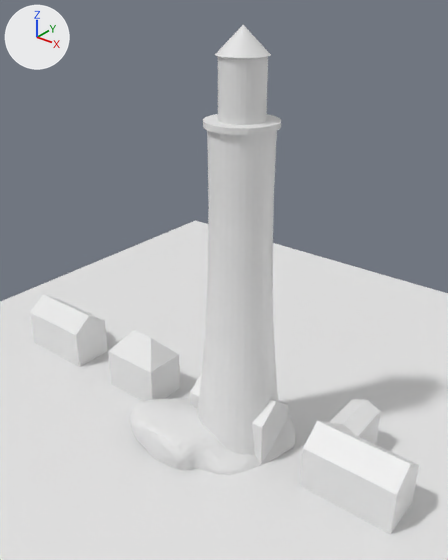
A saved change to the FBX model lighthouse.fbx.
Both versions are drawn from a camera (50 mm lens) standing at (13.7, -18.1, 18.9) and looking at (-1.3, 0.6, 7.2). Arrows for +X, +Y and +Z are at upper left; the lights stay in place. Where no turn or scale is listed for an object, it has been applied to the vertices.

The scene before the commit, as lines of its bpy script (objects in view):
```python
me_cube_001 = bpy.data.meshes.new('Cube.001')
me_cube_001.from_pydata(...)  # 12 vertices, 10 faces; spans x -2.0..2.0, y -1.0..1.0, z 0.0..2.74
me_cube_002 = bpy.data.meshes.new('Cube.002')
me_cube_002.from_pydata(...)  # 30 vertices, 28 faces; spans x -2.0..2.0, y -1.0..3.11, z 0.0..2.74
me_cube_003 = bpy.data.meshes.new('Cube.003')
me_cube_003.from_pydata(...)  # 14 vertices, 14 faces; spans x -1.5..1.5, y -1.0..1.0, z 0.0..3.12
me_cube_005 = bpy.data.meshes.new('Cube.005')
me_cube_005.from_pydata(...)  # 48 vertices, 46 faces; spans x -2.0..2.0, y -1.0..1.62, z 0.0..2.74
me_cylinder = bpy.data.meshes.new('Cylinder')
me_cylinder.from_pydata(...)  # 353 vertices, 353 faces; spans x -2.0..2.0, y -2.0..2.0, z 0.0..17.5
me_icosphere = bpy.data.meshes.new('Icosphere')
me_icosphere.from_pydata(...)  # 11054 vertices, 11052 faces; spans x -4.31..2.49, y -3.63..1.7, z -1.57..1.49
ob_house_1 = bpy.data.objects.new('House 1', me_cube_001)
ob_house_1.location = (0.0, 0.0, 0.0)
ob_house_2 = bpy.data.objects.new('House 2', me_cube_002)
ob_house_2.location = (6.0, 0.0, 0.0)
ob_house_3 = bpy.data.objects.new('House 3', me_cube_003)
ob_house_3.location = (-6.0, 0.0, 0.0)
ob_house_4 = bpy.data.objects.new('House 4', me_cube_005)
ob_house_4.location = (-12.0, 0.0, 0.0)
ob_island = bpy.data.objects.new('Island', me_icosphere)
ob_island.location = (0.0, 0.0, 0.0)
ob_lighthouse = bpy.data.objects.new('Lighthouse', me_cylinder)
ob_lighthouse.location = (0.0, 0.0, 0.0)
# also in view: 'Water' at (0.0, 0.0, 0.0)
```
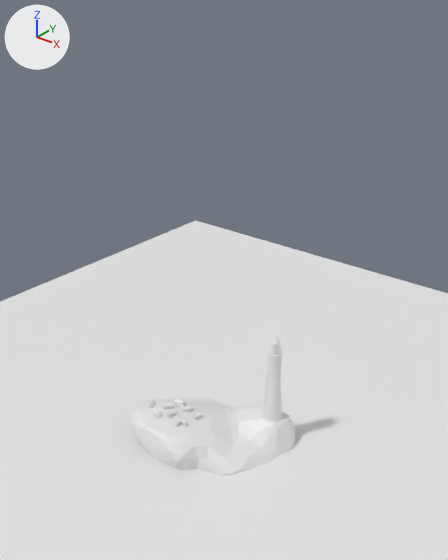
Patch to the scene script:
```diff
--- a/lighthouse.fbx.py
+++ b/lighthouse.fbx.py
@@ ob_lighthouse @@
 ob_lighthouse = bpy.data.objects.new('Lighthouse', me_cylinder)
-ob_lighthouse.location = (0.0, 0.0, 0.0)
+ob_lighthouse.location = (1.33, 0.76, 1.15)
+ob_lighthouse.scale = (0.239, 0.239, 0.239)
@@ ob_house_1 @@
 ob_house_1 = bpy.data.objects.new('House 1', me_cube_001)
-ob_house_1.location = (0.0, 0.0, 0.0)
+ob_house_1.location = (-1.99, -2.27, 1.45)
+ob_house_1.rotation_euler = (0.0, 0.0, -1.713)  # degrees (0, 0, -98)
+ob_house_1.scale = (0.104, 0.104, 0.104)
@@ ob_house_4 @@
 ob_house_4 = bpy.data.objects.new('House 4', me_cube_005)
-ob_house_4.location = (-12.0, 0.0, 0.0)
+ob_house_4.location = (-3.24, -2.27, 1.32)
+ob_house_4.rotation_euler = (0.0, 0.0, -1.133)  # degrees (0, 0, -65)
+ob_house_4.scale = (0.104, 0.104, 0.104)
@@ ob_house_3 @@
 ob_house_3 = bpy.data.objects.new('House 3', me_cube_003)
-ob_house_3.location = (-6.0, 0.0, 0.0)
+ob_house_3.location = (-2.47, -2.67, 1.44)
+ob_house_3.rotation_euler = (0.0, 0.0, -0.145)  # degrees (0, 0, -8.3)
+ob_house_3.scale = (0.104, 0.104, 0.104)
@@ ob_house_2 @@
 ob_house_2 = bpy.data.objects.new('House 2', me_cube_002)
-ob_house_2.location = (6.0, 0.0, 0.0)
+ob_house_2.location = (-1.4, -2.46, 1.38)
+ob_house_2.rotation_euler = (0.0, 0.0, -1.607)  # degrees (0, 0, -92)
+ob_house_2.scale = (0.104, 0.104, 0.104)
```

Changed parts and their boxes [x1, y1, x2, y2] in the pictures (448 x 560 px):
'Lighthouse', moved, rescaled (74% narrower, 80% shorter)
    before: [198, 25, 281, 455]
    after: [262, 337, 283, 422]
'House 2', moved, turned, rescaled
    before: [300, 399, 419, 535]
    after: [173, 417, 187, 427]
'House 3', moved, turned, rescaled
    before: [108, 330, 180, 401]
    after: [153, 410, 162, 418]
'House 4', moved, turned, rescaled
    before: [30, 294, 108, 367]
    after: [148, 400, 156, 408]
'House 1', moved, turned, rescaled
    before: [190, 373, 288, 463]
    after: [166, 409, 177, 418]
